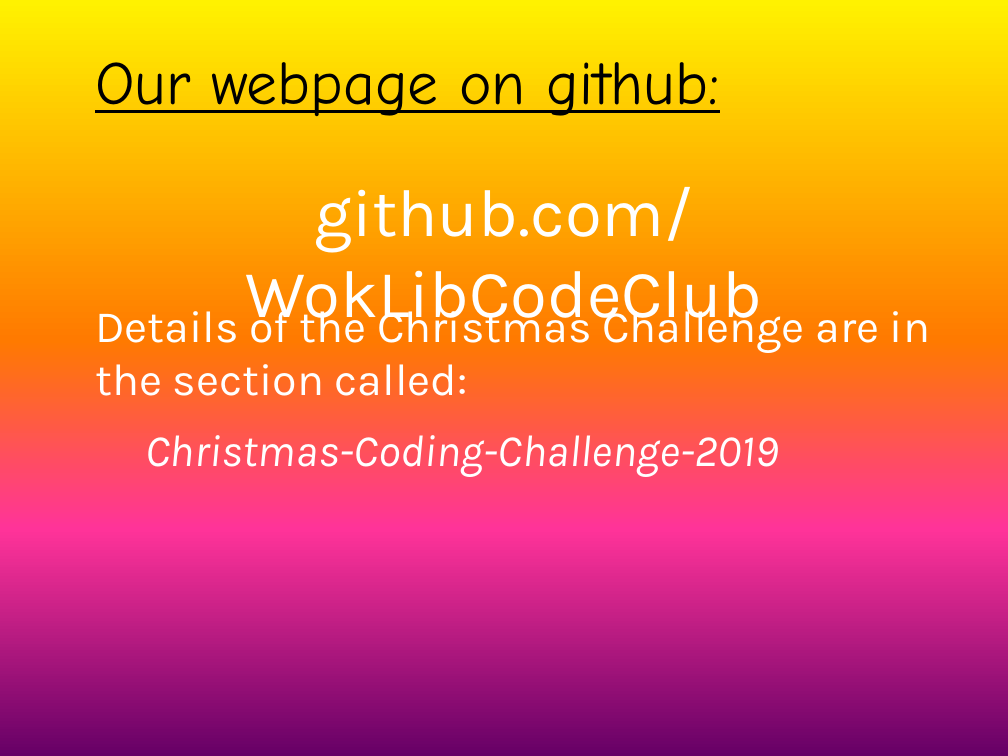
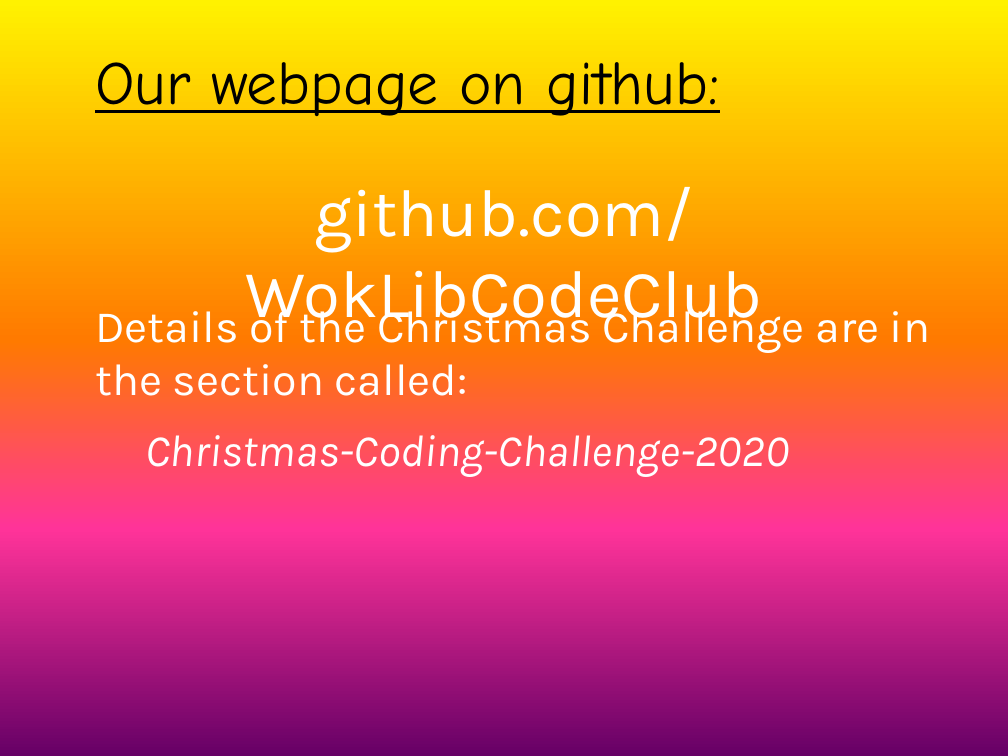
Before and after one commit to WokLibCodeClub/Christmas-Coding-Challenge-2020, a slide deck: slide 9 of Christmas_Challenge_2020.pptx (slide 8 before the commit). Drawn at 1008x756 pixels with LibreOffice and Linux fonts; fonts in the diff are those of the drawing. Boxes give left, top, right and bottom in pixels: in the first picture for what was removed or moved away, otherwise in the second. Text is boxed around its words. In the diff, an @@ line names an element or a change of style, - is before the commit and + after.

```diff
--- a/Christmas_Challenge_2020.pptx
+++ b/Christmas_Challenge_2020.pptx
@@ text at (145, 435, 789, 477): text changed @@
-Christmas-Coding-Challenge-2019
+Christmas-Coding-Challenge-2020
```
Also in this commit, not shown: 5 other slides changed, 2 slides added, 1 slide removed.
